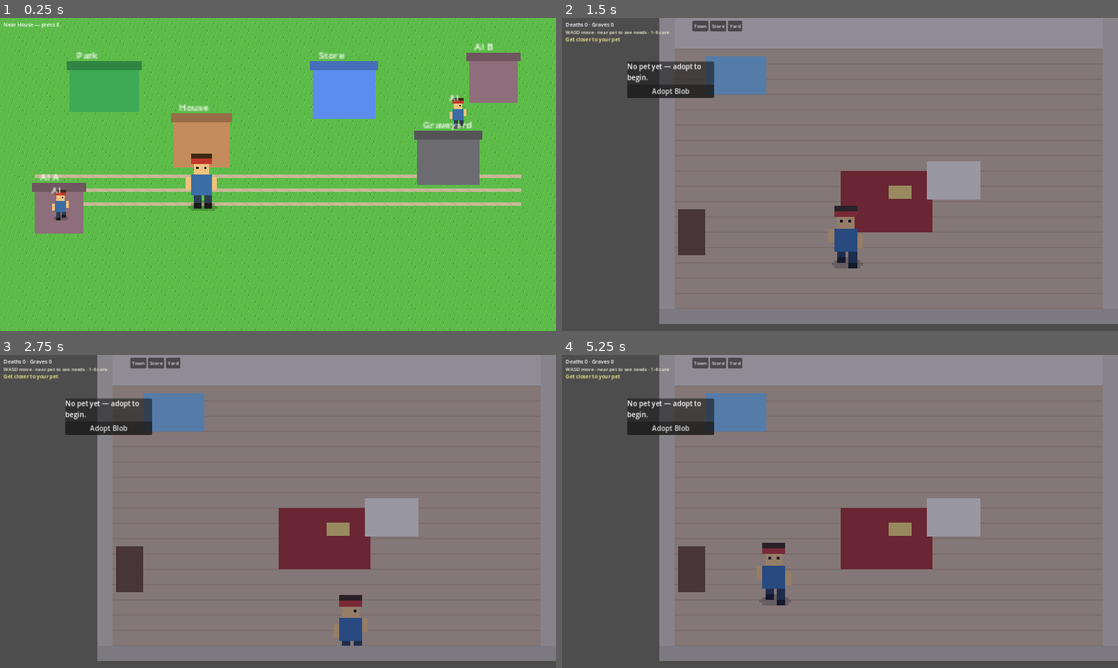
Above: before the commit, frames 1-4 (two rows, left to right).
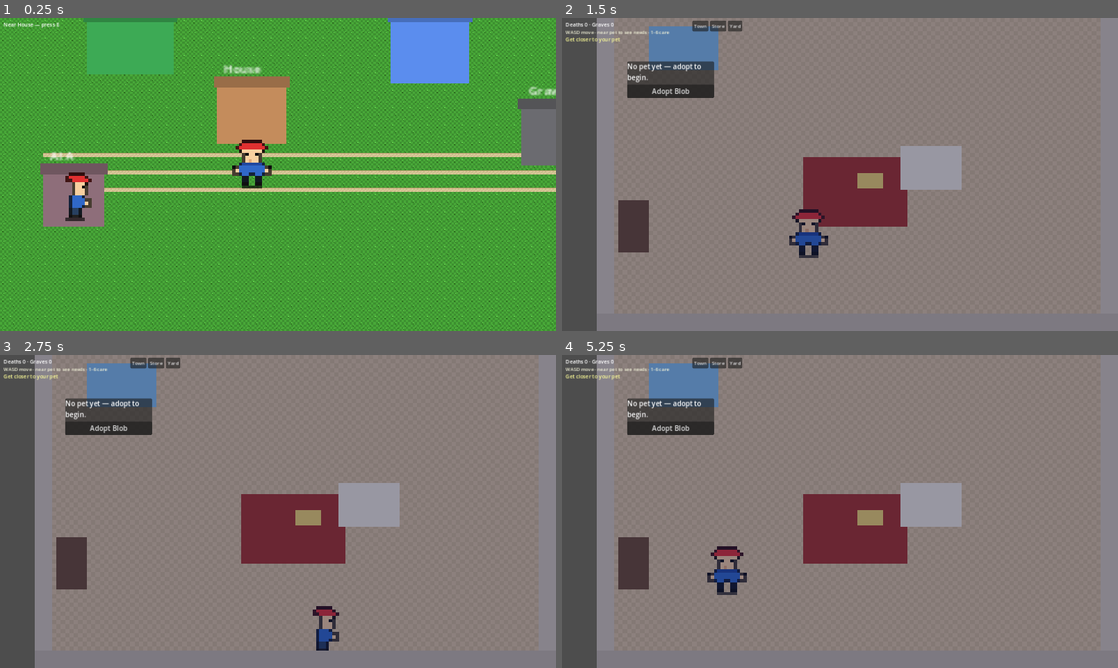
Above: after the commit, the same moments.

Repository: i-apologise/real-time-virtual-pet
Game: Godot game, scene res://scenes/main.tscn
Same seed, same stepped clock (60 frames per second), same inputs: the game is played once before the commit and once after it.
Inputs:
- Up to frame 1 (0.25 s): no input
- Up to frame 2 (1.5 s): tap E (interact) at 0.5, 0.6 s; hold D (move_right) 0.53-1.28 s; hold S (move_down) from 1.28 s (still down); tap 1 at 1.35 s
- Up to frame 3 (2.75 s): release S (move_down) at 2.03 s; hold D (move_right) from 2.03 s (still down); tap 2 at 2.1 s
- Up to frame 4 (5.25 s): release D (move_right) at 2.78 s; hold W (move_up) 2.78-3.53 s; tap one key every 0.75 s from 2.85 s: 3 4 5 6; hold A (move_left) 3.53-5.03 s; hold S (move_down) from 5.03 s (still down)

The runs differ from the first frame. In frame 1, 61% of the frame differs, in the area x 0-100%, y 0-100%; in frame 2, 24%; in frame 3, 24%; in frame 4, 24%.

Commit message:
fix: Pokemon Red-style 16x16 lifelike sprites, equal human scale
- Crisp 16x16 trainer (cap, face, limbs, walk) shared by player and AI
- Recognizable pets: slime, puppy (ears/snout/tail), owl (eyes/beak/wings)
- Edge shading for readable silhouettes; hunger/weak body language
- Same display scale for all humans; pet same pixel grid; zoom 2.5

Diff:
--- a/scenes/habitat/habitat.gd
+++ b/scenes/habitat/habitat.gd
@@ -131,7 +131,7 @@
 	_human.move_speed = 100.0
 	_human.position = Vector2(120, 220)
 	_world.add_child(_human)
-	_human.setup_frames(SpriteFactoryScr.human_frames(), 3.0)
+	_human.setup_frames(SpriteFactoryScr.human_frames(), 3.0)  # same scale as town AI
 	_human.setup_collision(false)
 
 	_pet = AnimatedActorScr.new()
@@ -144,7 +144,7 @@
 	_pet.setup_collision(true)
 
 	_camera = Camera2D.new()
-	_camera.zoom = Vector2(2.2, 2.2)  # chunky pokemon zoom
+	_camera.zoom = Vector2(2.5, 2.5)  # chunky pokemon zoom
 	_camera.position = Vector2(0, -8)
 	_human.add_child(_camera)
 	_camera.make_current()
@@ -188,7 +188,7 @@
 	if PetController.active_pet != null:
 		sid = String(PetController.active_pet.species_id)
 	_pet.is_pet = true
-	_pet.setup_frames(SpriteFactoryScr.pet_frames(sid), 3.2)
+	_pet.setup_frames(SpriteFactoryScr.pet_frames(sid), 3.0)  # same pixel scale as humans
 	_pet.setup_collision(true)
 	_apply_pet_condition_visual()
 
--- a/scenes/town/town.gd
+++ b/scenes/town/town.gd
@@ -105,7 +105,7 @@
 	_human.setup_collision(false)
 
 	var cam := Camera2D.new()
-	cam.zoom = Vector2(2.0, 2.0)
+	cam.zoom = Vector2(2.5, 2.5)
 	cam.position_smoothing_enabled = true
 	cam.position_smoothing_speed = 7.0
 	_human.add_child(cam)
--- a/src/gameplay/ambient_walker.gd
+++ b/src/gameplay/ambient_walker.gd
@@ -17,17 +17,12 @@
 	global_position = a
 	_sprite = AnimatedSprite2D.new()
 	_sprite.centered = true
-	_sprite.position = Vector2(0, -16)
+	_sprite.position = Vector2(0, -8)
 	_sprite.texture_filter = CanvasItem.TEXTURE_FILTER_NEAREST
-	_sprite.scale = Vector2(1.6, 1.6)
+	_sprite.scale = Vector2(3.0, 3.0)
 	_sprite.sprite_frames = SpriteFactoryScr.human_frames()
 	add_child(_sprite)
 	_sprite.play("walk_right")
-	var tag := Label.new()
-	tag.text = "AI"
-	tag.position = Vector2(-10, -40)
-	tag.add_theme_font_size_override("font_size", 10)
-	add_child(tag)
 
 
 func _process(delta: float) -> void:
--- a/src/gameplay/animated_actor.gd
+++ b/src/gameplay/animated_actor.gd
@@ -50,7 +50,7 @@
 	if _sprite == null:
 		_sprite = AnimatedSprite2D.new()
 		_sprite.centered = true
-		_sprite.position = Vector2(0, -14)
+		_sprite.position = Vector2(0, -8)
 		_sprite.texture_filter = CanvasItem.TEXTURE_FILTER_NEAREST
 		add_child(_sprite)
 	_sprite.sprite_frames = frames
--- a/src/gameplay/sprite_factory.gd
+++ b/src/gameplay/sprite_factory.gd
@@ -1,32 +1,34 @@
 extends RefCounted
-## GBA/Pokemon-inspired top-down pixel frames (nearest-neighbor).
+## Pokemon Red/Blue-style 16x16 overworld sprites (nearest-neighbor).
+## Clear silhouettes: trainer, slime, puppy, owl — readable at a glance.
 
 
 static func human_frames() -> SpriteFrames:
 	var sf := SpriteFrames.new()
-	_add_dir_walk_idle(sf)
+	for dir in ["down", "up", "left", "right"]:
+		var idle := "idle_%s" % dir
+		var walk := "walk_%s" % dir
+		sf.add_animation(idle)
+		sf.add_animation(walk)
+		sf.set_animation_speed(idle, 2.0)
+		sf.set_animation_speed(walk, 8.0)
+		sf.set_animation_loop(idle, true)
+		sf.set_animation_loop(walk, true)
+		sf.add_frame(idle, _tex(_trainer(dir, 0)))
+		sf.add_frame(walk, _tex(_trainer(dir, 1)))
+		sf.add_frame(walk, _tex(_trainer(dir, 0)))
+		sf.add_frame(walk, _tex(_trainer(dir, 2)))
+		sf.add_frame(walk, _tex(_trainer(dir, 0)))
 	for action in ["feed", "play", "clean", "sleep", "wake", "dig"]:
 		sf.add_animation(action)
-		sf.set_animation_speed(action, 8.0)
+		sf.set_animation_speed(action, 7.0)
 		sf.set_animation_loop(action, false)
 		for i in 4:
-			sf.add_frame(action, _tex(_draw_human_action(action, i)))
+			sf.add_frame(action, _tex(_trainer_action(action, i)))
 	return sf
 
 
 static func pet_frames(species_id: String) -> SpriteFrames:
-	var body: Color
-	var accent: Color
-	match species_id:
-		"pup":
-			body = Color("E8A45A")
-			accent = Color("C47A3A")
-		"owl":
-			body = Color("7B6BB5")
-			accent = Color("4A3D7A")
-		_:
-			body = Color("5FCFB0")
-			accent = Color("2E8B73")
 	var sf := SpriteFrames.new()
 	for anim in ["idle", "hungry", "weak", "happy", "sad", "sleep", "eat", "play", "dead", "walk"]:
 		sf.add_animation(anim)
@@ -34,7 +36,15 @@
 		sf.set_animation_loop(anim, anim not in ["dead", "eat"])
 		var n := 1 if anim == "dead" else 4
 		for i in n:
-			sf.add_frame(anim, _tex(_draw_pet(body, accent, anim, i)))
+			var img: Image
+			match species_id:
+				"pup":
+					img = _puppy(anim, i)
+				"owl":
+					img = _owl(anim, i)
+				_:
+					img = _slime(anim, i)
+			sf.add_frame(anim, _tex(img))
 	return sf
 
 
@@ -42,184 +52,428 @@
 	var img := Image.create(16, 16, false, Image.FORMAT_RGBA8)
 	match kind:
 		"grass":
-			img.fill(Color("5DBB4A"))
-			for i in 12:
-				var px := (i * 7) % 16
-				var py := (i * 11) % 16
-				img.set_pixel(px, py, Color("4AA338"))
-				img.set_pixel((px + 1) % 16, py, Color("6ED655"))
+			# Classic overworld grass: two-tone checker with tufts
+			for y in 16:
+				for x in 16:
+					var base := Color("48A838") if ((x / 2) + (y / 2)) % 2 == 0 else Color("3D9030")
+					img.set_pixel(x, y, base)
+			# tufts
+			for t in [[2, 3], [9, 2], [5, 10], [12, 8], [3, 13], [14, 12]]:
+				img.set_pixel(t[0], t[1], Color("5BC448"))
+				img.set_pixel(t[0], t[1] + 1, Color("2E701F"))
 		"path":
-			img.fill(Color("C9B896"))
-			for i in 8:
-				img.set_pixel(i * 2, i, Color("B8A57E"))
+			for y in 16:
+				for x in 16:
+					img.set_pixel(x, y, Color("D8C898") if (x + y) % 3 != 0 else Color("C8B888"))
+			# edge darker
+			for i in 16:
+				img.set_pixel(i, 0, Color("B8A070"))
+				img.set_pixel(i, 15, Color("B8A070"))
 		"floor":
-			img.fill(Color("D4B896"))
+			for y in 16:
+				for x in 16:
+					img.set_pixel(x, y, Color("E0C8A0") if (x / 4 + y / 4) % 2 == 0 else Color("D4BC94"))
+		"wall":
+			img.fill(Color("F0E0C8"))
 			for x in 16:
-				img.set_pixel(x, 0, Color("C4A882"))
-				img.set_pixel(x, 15, Color("C4A882"))
-		"wall":
-			img.fill(Color("E8DCC8"))
-			for y in 16:
-				img.set_pixel(0, y, Color("D0C4B0"))
+				img.set_pixel(x, 15, Color("C8B090"))
+				img.set_pixel(x, 0, Color("FFF8E8"))
 		_:
 			img.fill(Color.MAGENTA)
 	return ImageTexture.create_from_image(img)
 
 
 static func _tex(img: Image) -> Texture2D:
-	var t := ImageTexture.create_from_image(img)
-	return t
-
-
-static func _add_dir_walk_idle(sf: SpriteFrames) -> void:
-	for dir in ["down", "up", "left", "right"]:
-		var idle := "idle_%s" % dir
-		var walk := "walk_%s" % dir
-		sf.add_animation(idle)
-		sf.add_animation(walk)
-		sf.set_animation_speed(idle, 3.0)
-		sf.set_animation_speed(walk, 9.0)
-		sf.set_animation_loop(idle, true)
-		sf.set_animation_loop(walk, true)
-		sf.add_frame(idle, _tex(_draw_trainer(dir, 0, false)))
-		for step in 4:
-			sf.add_frame(walk, _tex(_draw_trainer(dir, step, true)))
-
-
-## Classic top-down trainer silhouette (Pokemon gen-ish proportions).
-static func _draw_trainer(dir: String, step: int, walking: bool) -> Image:
-	var img := Image.create(16, 24, false, Image.FORMAT_RGBA8)
+	return ImageTexture.create_from_image(img)
+
+
+# --- colors (SNES/GBC friendly palette) ---
+const C_OUT := Color("101010")
+const C_SKIN := Color("F8D0A0")
+const C_SKIN_S := Color("E0A878")
+const C_HAIR := Color("503018")
+const C_CAP := Color("E03030")
+const C_CAP_D := Color("A01818")
+const C_SHIRT := Color("3068C8")
+const C_SHIRT_S := Color("2048A0")
+const C_PANTS := Color("284060")
+const C_SHOE := Color("202020")
+const C_WHITE := Color("F8F8F8")
+
+
+## Pokemon-style 16x16 trainer (Red/Blue overworld readable).
+## step: 0 idle, 1 left foot, 2 right foot
+static func _trainer(dir: String, step: int) -> Image:
+	var img := Image.create(16, 16, false, Image.FORMAT_RGBA8)
 	img.fill(Color(0, 0, 0, 0))
-	var skin := Color("F1C27D")
-	var hair := Color("3D2914")
-	var shirt := Color("3B6EA5")
-	var pants := Color("2C3E50")
-	var shoes := Color("1A1A1A")
-	var leg := 0
-	if walking:
-		leg = 1 if step % 2 == 0 else -1
-	# shadow
-	_ellipse(img, 8, 22, 5, 2, Color(0, 0, 0, 0.22))
-	# shoes/legs
-	_fill(img, 5, 17 + leg, 3, 5, pants)
-	_fill(img, 9, 17 - leg, 3, 5, pants)
-	_fill(img, 5, 21 + leg, 3, 2, shoes)
-	_fill(img, 9, 21 - leg, 3, 2, shoes)
+	# soft ground shadow (not full block)
+	_p(img, 5, 14, Color(0, 0, 0, 0.25))
+	_p(img, 6, 14, Color(0, 0, 0, 0.3))
+	_p(img, 7, 14, Color(0, 0, 0, 0.3))
+	_p(img, 8, 14, Color(0, 0, 0, 0.3))
+	_p(img, 9, 14, Color(0, 0, 0, 0.3))
+	_p(img, 10, 14, Color(0, 0, 0, 0.25))
+
+	match dir:
+		"down":
+			_trainer_down(img, step)
+		"up":
+			_trainer_up(img, step)
+		"left":
+			_trainer_left(img, step)
+		"right":
+			_trainer_right(img, step)
+	return img
+
+
+static func _trainer_down(img: Image, step: int) -> void:
+	# cap
+	_rect(img, 4, 1, 8, 2, C_CAP)
+	_rect(img, 3, 2, 10, 1, C_CAP)
+	_rect(img, 5, 0, 6, 1, C_CAP_D)  # top
+	# face
+	_rect(img, 5, 3, 6, 4, C_SKIN)
+	_p(img, 6, 4, C_OUT)  # eyes
+	_p(img, 9, 4, C_OUT)
+	_p(img, 7, 6, C_SKIN_S)  # nose shade
+	# hair sides under cap
+	_p(img, 4, 3, C_HAIR)
+	_p(img, 11, 3, C_HAIR)
 	# torso
-	_fill(img, 4, 10, 8, 8, shirt)
-	# head
-	_fill(img, 5, 3, 6, 7, skin)
-	_fill(img, 4, 2, 8, 3, hair)
-	# cap brim
-	_fill(img, 4, 4, 8, 2, Color("C0392B"))
-	# face
-	match dir:
-		"left":
-			_fill(img, 6, 7, 1, 1, Color("1A1A1A"))
-		"right":
-			_fill(img, 9, 7, 1, 1, Color("1A1A1A"))
-		"up":
-			pass
-		_:
-			_fill(img, 6, 7, 1, 1, Color("1A1A1A"))
-			_fill(img, 9, 7, 1, 1, Color("1A1A1A"))
+	_rect(img, 4, 7, 8, 4, C_SHIRT)
+	_rect(img, 5, 7, 6, 1, C_SHIRT_S)
 	# arms
-	var ay := 11 + (leg if walking else 0)
-	_fill(img, 2, ay, 2, 5, skin)
-	_fill(img, 12, 11 - (leg if walking else 0), 2, 5, skin)
-	return img
-
-
-static func _draw_human_action(action: String, frame: int) -> Image:
-	var img := _draw_trainer("down", frame, false)
+	_rect(img, 2, 8, 2, 3, C_SKIN)
+	_rect(img, 12, 8, 2, 3, C_SKIN)
+	_p(img, 2, 8, C_OUT)
+	_p(img, 13, 8, C_OUT)
+	# legs
+	var lo := 0
+	var ro := 0
+	if step == 1:
+		lo = 1
+	elif step == 2:
+		ro = 1
+	_rect(img, 5, 11, 2, 3 + lo, C_PANTS)
+	_rect(img, 9, 11, 2, 3 + ro, C_PANTS)
+	_rect(img, 5, 13 + lo, 2, 1, C_SHOE)
+	_rect(img, 9, 13 + ro, 2, 1, C_SHOE)
+	# outline key edges
+	_outline_silhouette(img)
+
+
+static func _trainer_up(img: Image, step: int) -> void:
+	_rect(img, 4, 1, 8, 2, C_CAP)
+	_rect(img, 3, 2, 10, 1, C_CAP)
+	_rect(img, 5, 0, 6, 1, C_CAP_D)
+	# back of head hair
+	_rect(img, 5, 3, 6, 3, C_HAIR)
+	_rect(img, 4, 7, 8, 4, C_SHIRT)
+	_rect(img, 2, 8, 2, 3, C_SKIN)
+	_rect(img, 12, 8, 2, 3, C_SKIN)
+	var lo := 1 if step == 1 else 0
+	var ro := 1 if step == 2 else 0
+	_rect(img, 5, 11, 2, 3 + lo, C_PANTS)
+	_rect(img, 9, 11, 2, 3 + ro, C_PANTS)
+	_rect(img, 5, 13 + lo, 2, 1, C_SHOE)
+	_rect(img, 9, 13 + ro, 2, 1, C_SHOE)
+	_outline_silhouette(img)
+
+
+static func _trainer_left(img: Image, step: int) -> void:
+	_rect(img, 4, 1, 7, 2, C_CAP)
+	_rect(img, 3, 2, 8, 1, C_CAP)
+	_rect(img, 5, 0, 5, 1, C_CAP_D)
+	_rect(img, 4, 3, 5, 4, C_SKIN)
+	_p(img, 5, 4, C_OUT)  # eye
+	_p(img, 4, 3, C_HAIR)
+	_rect(img, 5, 7, 5, 4, C_SHIRT)
+	# front arm
+	var arm_y := 8 + (1 if step == 1 else 0)
+	_rect(img, 3, arm_y, 2, 3, C_SKIN)
+	var leg := 1 if step != 0 else 0
+	_rect(img, 6, 11, 2, 3 + leg, C_PANTS)
+	_rect(img, 8, 11, 2, 3 - leg, C_PANTS)
+	_rect(img, 6, 13 + leg, 2, 1, C_SHOE)
+	_rect(img, 8, 13 - leg, 2, 1, C_SHOE)
+	_outline_silhouette(img)
+
+
+static func _trainer_right(img: Image, step: int) -> void:
+	# mirror left by drawing right-facing
+	_rect(img, 5, 1, 7, 2, C_CAP)
+	_rect(img, 5, 2, 8, 1, C_CAP)
+	_rect(img, 6, 0, 5, 1, C_CAP_D)
+	_rect(img, 7, 3, 5, 4, C_SKIN)
+	_p(img, 10, 4, C_OUT)
+	_p(img, 11, 3, C_HAIR)
+	_rect(img, 6, 7, 5, 4, C_SHIRT)
+	var arm_y := 8 + (1 if step == 1 else 0)
+	_rect(img, 11, arm_y, 2, 3, C_SKIN)
+	var leg := 1 if step != 0 else 0
+	_rect(img, 8, 11, 2, 3 + leg, C_PANTS)
+	_rect(img, 6, 11, 2, 3 - leg, C_PANTS)
+	_rect(img, 8, 13 + leg, 2, 1, C_SHOE)
+	_rect(img, 6, 13 - leg, 2, 1, C_SHOE)
+	_outline_silhouette(img)
+
+
+static func _trainer_action(action: String, frame: int) -> Image:
+	var img := _trainer("down", frame % 3)
 	match action:
 		"feed":
-			_fill(img, 11, 14 - frame % 2, 4, 3, Color("F5D76E"))
+			# bowl in hands
+			_rect(img, 9, 9 - frame % 2, 5, 3, Color("E8D060"))
+			_rect(img, 10, 10 - frame % 2, 3, 1, Color("C8A040"))
+			_p(img, 9, 9 - frame % 2, C_OUT)
 		"play":
-			_fill(img, 12, 8 + frame % 3, 3, 3, Color("E74C3C"))
+			# pokeball-like toy
+			_rect(img, 11, 6 + frame % 3, 3, 3, Color("E03030"))
+			_p(img, 12, 7 + frame % 3, C_WHITE)
+			_p(img, 11, 6 + frame % 3, C_OUT)
 		"clean":
-			_fill(img, 1, 9 + frame % 2, 3, 5, Color("AED6F1"))
+			_rect(img, 1, 7 + frame % 2, 3, 5, Color("90D0F0"))
+			_rect(img, 1, 6 + frame % 2, 3, 1, Color("F0F0F0"))
 		"sleep", "wake":
-			_fill(img, 12, 2, 3, 2, Color(1, 1, 1, 0.7 if frame % 2 == 0 else 0.25))
+			_p(img, 12, 2, C_WHITE)
+			_p(img, 13, 1, C_WHITE)
+			if frame % 2 == 0:
+				_p(img, 14, 2, C_WHITE)
 		"dig":
-			_fill(img, 12, 12 + frame % 2, 2, 7, Color("8B6914"))
+			_rect(img, 12, 8 + frame % 2, 2, 6, Color("8B6914"))
+			_rect(img, 11, 13 + frame % 2, 4, 2, Color("606060"))
 	return img
 
 
-## Creature body changes with condition: thin/pale when hungry, slump when weak.
-static func _draw_pet(body: Color, accent: Color, anim: String, frame: int) -> Image:
+## Classic RPG green slime — round, shine, face (readable as a creature).
+static func _slime(anim: String, frame: int) -> Image:
 	var img := Image.create(16, 16, false, Image.FORMAT_RGBA8)
 	img.fill(Color(0, 0, 0, 0))
-	var bob := 0
-	if anim in ["idle", "walk", "happy", "play"]:
-		bob = frame % 2
-	var thin := anim in ["hungry", "weak", "critical"] or anim == "sad"
-	var w := 8 if thin else 10
-	var h := 7 if anim == "weak" else (8 if thin else 9)
-	var ox := 8 - w / 2
-	var oy := 5 + bob + (2 if anim == "weak" else 0)
-
-	if anim == "dead":
-		_ellipse(img, 8, 11, 7, 4, body.darkened(0.35))
-		_fill(img, 5, 10, 2, 2, Color("1A1A1A"))
-		_fill(img, 10, 10, 2, 2, Color("1A1A1A"))
-		_fill(img, 7, 12, 3, 1, Color("5D4E37"))
+	var bob := frame % 2 if anim in ["idle", "walk", "happy", "play"] else 0
+	var body := Color("40C878")
+	var body_d := Color("209050")
+	var body_l := Color("70F0A0")
+	if anim == "hungry":
+		body = Color("88B070")
+		body_d = Color("608050")
+		body_l = Color("A0C890")
+		bob = 0
+	elif anim == "weak":
+		body = Color("A09080")
+		body_d = Color("706050")
+		body_l = Color("C0B0A0")
+		bob = 1
+	elif anim == "dead":
+		# flattened puddle
+		_rect(img, 2, 10, 12, 4, Color("306848"))
+		_rect(img, 3, 11, 10, 2, Color("40C878").darkened(0.4))
+		_p(img, 5, 11, C_OUT)
+		_p(img, 10, 11, C_OUT)
+		_p(img, 7, 12, Color("503020"))
+		_outline_silhouette(img)
 		return img
 
 	# shadow
-	_ellipse(img, 8, 14, 5, 2, Color(0, 0, 0, 0.2))
+	_rect(img, 4, 13, 8, 2, Color(0, 0, 0, 0.2))
+	# body blob (dome)
+	var y0 := 4 + bob
+	_rect(img, 4, y0 + 2, 8, 7, body)
+	_rect(img, 3, y0 + 3, 10, 5, body)
+	_rect(img, 5, y0 + 1, 6, 1, body)
+	_rect(img, 6, y0, 4, 1, body)
+	# shade bottom
+	_rect(img, 4, y0 + 7, 8, 2, body_d)
+	# highlight (classic slime shine)
+	if anim != "weak":
+		_p(img, 6, y0 + 2, body_l)
+		_p(img, 7, y0 + 2, body_l)
+		_p(img, 6, y0 + 3, body_l)
+	# eyes
+	if anim == "sleep":
+		_rect(img, 5, y0 + 4, 2, 1, C_OUT)
+		_rect(img, 9, y0 + 4, 2, 1, C_OUT)
+	elif anim == "weak" or anim == "hungry":
+		_rect(img, 5, y0 + 4, 2, 1, C_OUT)  # half closed
+		_rect(img, 9, y0 + 4, 2, 1, C_OUT)
+		if anim == "weak":
+			_p(img, 12, y0 + 2, Color("80C0F0"))  # sweat
+	elif anim == "sad":
+		_p(img, 5, y0 + 5, C_OUT)
+		_p(img, 6, y0 + 4, C_OUT)
+		_p(img, 9, y0 + 4, C_OUT)
+		_p(img, 10, y0 + 5, C_OUT)
+	else:
+		_rect(img, 5, y0 + 3, 2, 3, C_OUT)
+		_rect(img, 9, y0 + 3, 2, 3, C_OUT)
+		_p(img, 5, y0 + 3, C_WHITE)  # eye shine
+		_p(img, 9, y0 + 3, C_WHITE)
+	# mouth
+	if anim == "happy" or anim == "play":
+		_rect(img, 7, y0 + 7, 2, 1, Color("803020"))
+	elif anim == "eat":
+		_rect(img, 6, y0 + 6 + frame % 2, 4, 2, Color("602010"))
+	elif anim == "weak":
+		# rib-like indent
+		_p(img, 6, y0 + 6, body_d)
+		_p(img, 9, y0 + 6, body_d)
+	_outline_silhouette(img)
+	return img
+
+
+## Small dog — ears, snout, tail, legs (readable as a puppy).
+static func _puppy(anim: String, frame: int) -> Image:
+	var img := Image.create(16, 16, false, Image.FORMAT_RGBA8)
+	img.fill(Color(0, 0, 0, 0))
+	var fur := Color("E8A858")
+	var fur_d := Color("C07830")
+	var fur_l := Color("F8D090")
+	var bob := frame % 2 if anim in ["idle", "walk", "happy", "play"] else 0
+	if anim == "hungry":
+		fur = Color("C8A878")
+		fur_d = Color("A08050")
+	elif anim == "weak":
+		fur = Color("B09080")
+		fur_d = Color("806050")
+		bob = 1
+	elif anim == "dead":
+		_rect(img, 2, 9, 11, 4, fur.darkened(0.35))
+		_rect(img, 12, 10, 3, 2, fur_d)  # tail
+		_p(img, 4, 10, C_OUT)
+		_p(img, 8, 10, C_OUT)
+		_outline_silhouette(img)
+		return img
+
+	_rect(img, 4, 13, 7, 2, Color(0, 0, 0, 0.2))
+	var y := 5 + bob
 	# body
-	var col := body
+	_rect(img, 4, y + 3, 8, 5, fur)
+	_rect(img, 5, y + 2, 6, 1, fur)
+	# head
+	_rect(img, 3, y, 7, 5, fur)
+	# ears (pointy)
+	_rect(img, 3, y - 2, 2, 3, fur_d)
+	_rect(img, 8, y - 2, 2, 3, fur_d)
+	_p(img, 3, y - 2, C_OUT)
+	_p(img, 9, y - 2, C_OUT)
+	# snout
+	_rect(img, 4, y + 3, 4, 2, fur_l)
+	_p(img, 5, y + 4, C_OUT)  # nose
+	# eyes
+	if anim == "sleep":
+		_rect(img, 4, y + 2, 2, 1, C_OUT)
+		_rect(img, 7, y + 2, 2, 1, C_OUT)
+	elif anim in ["hungry", "weak"]:
+		_rect(img, 4, y + 2, 2, 1, C_OUT)
+		_rect(img, 7, y + 2, 2, 1, C_OUT)
+	else:
+		_rect(img, 4, y + 1, 2, 2, C_OUT)
+		_rect(img, 7, y + 1, 2, 2, C_OUT)
+		_p(img, 4, y + 1, C_WHITE)
+	# legs
+	var leg := 1 if (anim == "walk" or anim == "play") and frame % 2 == 0 else 0
+	_rect(img, 5, y + 7, 2, 2 + leg, fur_d)
+	_rect(img, 9, y + 7, 2, 2 - leg, fur_d)
+	# tail
+	var ty := y + 3 - (frame % 2 if anim != "weak" else 0)
+	_rect(img, 12, ty, 3, 2, fur)
+	if anim == "happy" or anim == "play":
+		_rect(img, 12, ty - 1, 2, 1, fur)  # wag up
+	if anim == "weak":
+		_p(img, 6, y + 5, fur_d)
+		_p(img, 8, y + 5, fur_d)
+	_outline_silhouette(img)
+	return img
+
+
+## Owl — big head, beak, wing folds (readable bird).
+static func _owl(anim: String, frame: int) -> Image:
+	var img := Image.create(16, 16, false, Image.FORMAT_RGBA8)
+	img.fill(Color(0, 0, 0, 0))
+	var f := Color("7B6BB8")
+	var f_d := Color("4A3C80")
+	var f_l := Color("A898D8")
+	var belly := Color("E8DCC8")
+	var bob := frame % 2 if anim in ["idle", "happy", "play"] else 0
 	if anim == "hungry":
-		col = body.lerp(Color("C4B59A"), 0.35)
+		f = Color("8A8098")
 	elif anim == "weak":
-		col = body.lerp(Color("A08080"), 0.45).darkened(0.1)
-	_ellipse(img, 8, oy + h / 2, w / 2 + 1, h / 2 + 1, col)
-	# belly (smaller when hungry = looks gaunt)
-	if not thin:
-		_ellipse(img, 8, oy + h / 2 + 1, 3, 2, col.lightened(0.15))
-	# ears/cheeks species accent
-	_fill(img, ox, oy + 1, 2, 2, accent)
-	_fill(img, ox + w - 2, oy + 1, 2, 2, accent)
-	# eyes — tired when hungry/weak
+		f = Color("908888")
+		f_d = Color("606060")
+		bob = 1
+	elif anim == "dead":
+		_rect(img, 3, 9, 10, 4, f.darkened(0.4))
+		_p(img, 6, 10, C_OUT)
+		_p(img, 9, 10, C_OUT)
+		_outline_silhouette(img)
+		return img
+
+	_rect(img, 4, 13, 8, 2, Color(0, 0, 0, 0.2))
+	var y := 3 + bob
+	# head (large)
+	_rect(img, 3, y, 10, 8, f)
+	_rect(img, 4, y - 1, 8, 1, f)
+	# ear tufts
+	_rect(img, 3, y - 2, 2, 3, f_d)
+	_rect(img, 11, y - 2, 2, 3, f_d)
+	# face disc
+	_rect(img, 4, y + 2, 8, 5, f_l)
+	# eyes (big — owl signature)
 	if anim == "sleep":
-		_fill(img, 5, oy + 3, 2, 1, Color("1A1A1A"))
-		_fill(img, 9, oy + 3, 2, 1, Color("1A1A1A"))
-	elif anim == "weak" or anim == "hungry":
-		_fill(img, 5, oy + 3, 2, 1, Color("1A1A1A"))  # half-lid
-		_fill(img, 9, oy + 3, 2, 1, Color("1A1A1A"))
-		# sweat drop when weak
-		if anim == "weak" and frame % 2 == 0:
-			_fill(img, 12, oy, 1, 2, Color("85C1E9"))
-	elif anim == "sad":
-		_fill(img, 5, oy + 4, 2, 2, Color("1A1A1A"))
-		_fill(img, 9, oy + 4, 2, 2, Color("1A1A1A"))
+		_rect(img, 5, y + 4, 2, 1, C_OUT)
+		_rect(img, 9, y + 4, 2, 1, C_OUT)
+	elif anim in ["hungry", "weak"]:
+		_rect(img, 5, y + 3, 2, 2, C_OUT)
+		_rect(img, 9, y + 3, 2, 2, C_OUT)
 	else:
-		_fill(img, 5, oy + 3, 2, 2, Color("1A1A1A"))
-		_fill(img, 9, oy + 3, 2, 2, Color("1A1A1A"))
-		if anim == "happy" or anim == "play":
-			_fill(img, 6, oy + 6, 4, 1, Color("5D3A3A"))
-	if anim == "eat":
-		_fill(img, 6, oy + 6 + frame % 2, 4, 2, Color("3D2914"))
-	# ribs lines when starving weak
+		_rect(img, 5, y + 3, 2, 3, C_OUT)
+		_rect(img, 9, y + 3, 2, 3, C_OUT)
+		_p(img, 5, y + 3, C_WHITE)
+		_p(img, 9, y + 3, C_WHITE)
+	# beak
+	_rect(img, 7, y + 5, 2, 2, Color("E8A020"))
+	_p(img, 7, y + 5, Color("C08010"))
+	# body/belly
+	_rect(img, 5, y + 8, 6, 3, belly)
+	# wings
+	_rect(img, 2, y + 6, 2, 4, f_d)
+	_rect(img, 12, y + 6, 2, 4, f_d)
+	# feet
+	_rect(img, 6, y + 11, 2, 1, Color("E8A020"))
+	_rect(img, 9, y + 11, 2, 1, Color("E8A020"))
 	if anim == "weak":
-		_fill(img, 6, oy + 5, 4, 1, col.darkened(0.2))
-		_fill(img, 6, oy + 7, 4, 1, col.darkened(0.2))
+		_p(img, 13, y + 2, Color("80C0F0"))
+	_outline_silhouette(img)
 	return img
 
 
-static func _fill(img: Image, x: int, y: int, w: int, h: int, c: Color) -> void:
+static func _p(img: Image, x: int, y: int, c: Color) -> void:
+	if x >= 0 and y >= 0 and x < img.get_width() and y < img.get_height():
+		img.set_pixel(x, y, c)
+
+
+static func _rect(img: Image, x: int, y: int, w: int, h: int, c: Color) -> void:
 	for py in range(y, y + h):
 		for px in range(x, x + w):
-			if px >= 0 and py >= 0 and px < img.get_width() and py < img.get_height():
-				img.set_pixel(px, py, c)
-
-
-static func _ellipse(img: Image, cx: int, cy: int, rx: int, ry: int, c: Color) -> void:
-	for py in range(cy - ry, cy + ry + 1):
-		for px in range(cx - rx, cx + rx + 1):
-			var dx := float(px - cx) / float(maxi(rx, 1))
-			var dy := float(py - cy) / float(maxi(ry, 1))
-			if dx * dx + dy * dy <= 1.0:
-				if px >= 0 and py >= 0 and px < img.get_width() and py < img.get_height():
-					img.set_pixel(px, py, c)
+			_p(img, px, py, c)
+
+
+## Black outline on non-transparent edge pixels (Pokemon-style crisp edge).
+static func _outline_silhouette(img: Image) -> void:
+	var w := img.get_width()
+	var h := img.get_height()
+	var mark: Array = []
+	for y in h:
+		for x in w:
+			var a := img.get_pixel(x, y).a
+			if a < 0.1:
+				continue
+			for d in [[1, 0], [-1, 0], [0, 1], [0, -1]]:
+				var nx: int = x + d[0]
+				var ny: int = y + d[1]
+				if nx < 0 or ny < 0 or nx >= w or ny >= h or img.get_pixel(nx, ny).a < 0.1:
+					mark.append(Vector2i(x, y))
+					break
+	for v in mark:
+		var px: Color = img.get_pixel(v.x, v.y)
+		# darken edge toward outline instead of full black fill on whole body
+		img.set_pixel(v.x, v.y, px.darkened(0.45).lerp(C_OUT, 0.55))
Binary file added: docs/pr-screenshots/pr-lifelike-sprites.png
